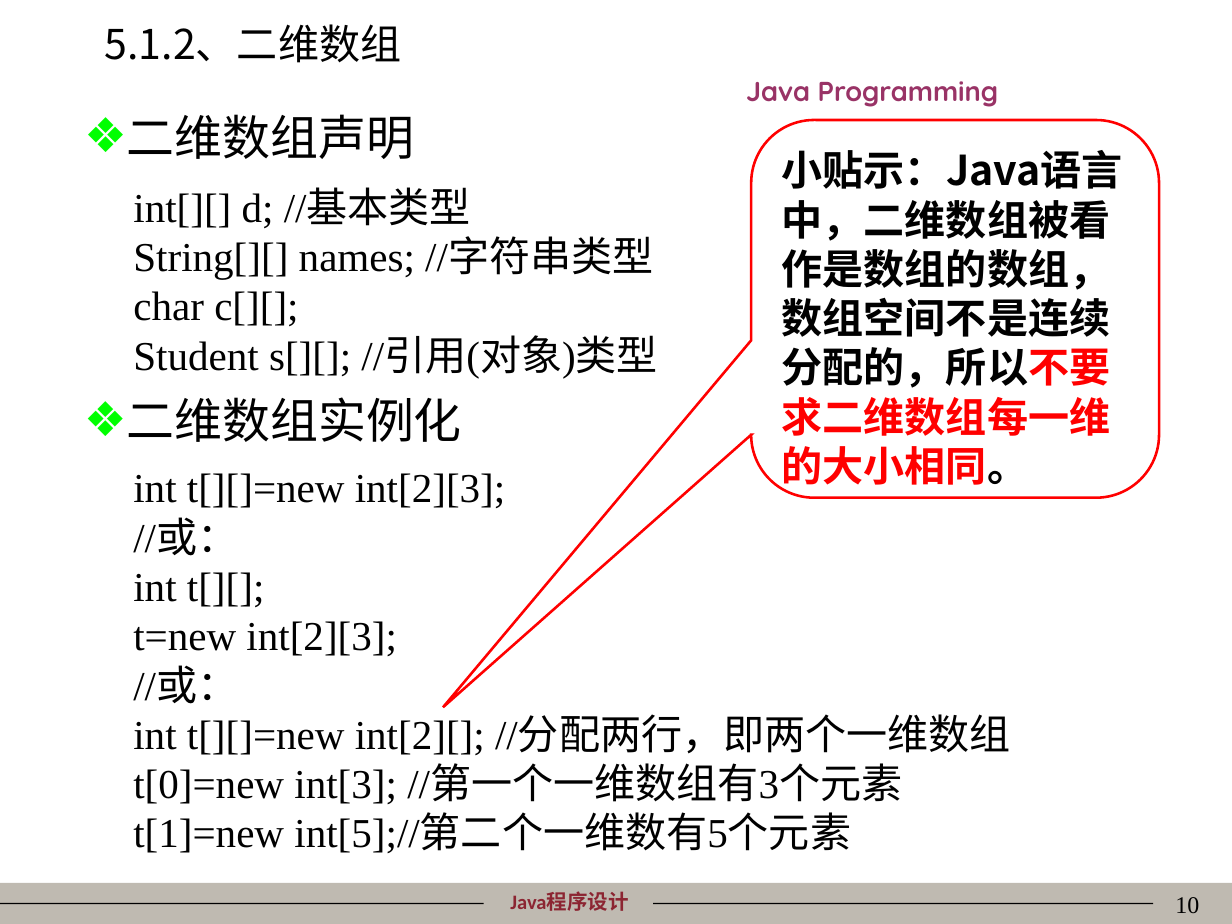
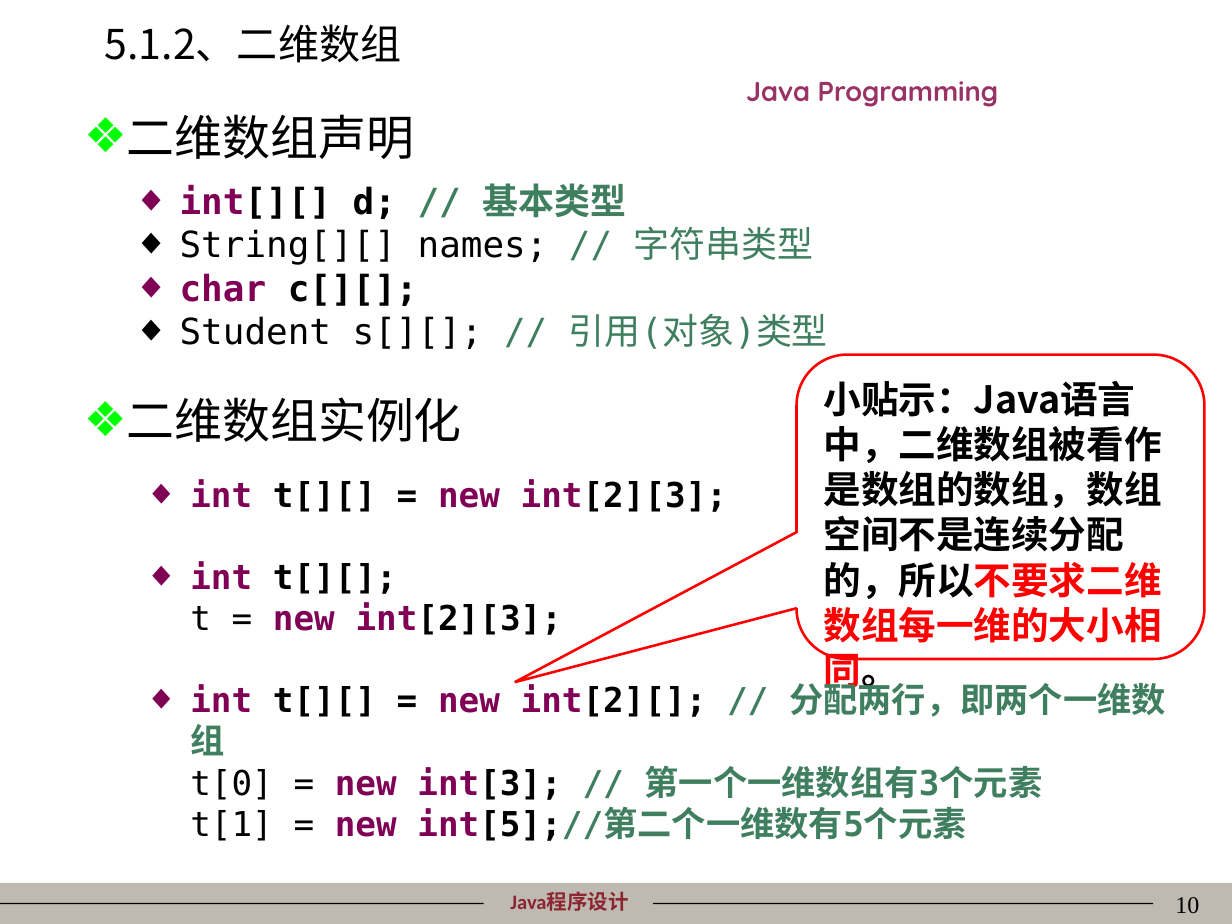
Before and after one commit to mordeky/Java, a slide deck: slide 10 of PPT/05数组、字符串和枚举.ppt. Drawn at 1232x924 pixels with LibreOffice and Linux fonts; fonts in the diff are those of the drawing; background and template pictures are left out. Boxes give left, top, right and bottom in pixels: in the first picture for what was removed or moved away, otherwise in the second. Text is boxed around its words. In the diff, an @@ line names an element or a change of style, - is before the commit and + after.

```diff
--- a/PPT/05数组、字符串和枚举.ppt
+++ b/PPT/05数组、字符串和枚举.ppt
@@ text "int[][] d; // 基本类型" at [180, 183, 828, 349]: vertical alignment middle to top @@
@@ text at [180, 183, 814, 265]: text changed; size 24 to 21 pt; font Times New Roman to DejaVu Sans Mono @@
-int[][] d; //基本类型
-String[][] names; //字符串类型
+◆ int[][] d; // 基本类型
+◆ String[][] names; // 字符串类型
@@ text at [180, 273, 418, 306]: size 24 to 21 pt, font Times New Roman to DejaVu Sans Mono, bold on in "char c[][];"; text colour #000000 to #7F0055 in "char"; bullet none to ◆ @@
@@ text at [180, 313, 828, 349]: text changed; size 24 to 21 pt; font Times New Roman to DejaVu Sans Mono @@
-Student s[][]; //引用(对象)类型
+◆ Student s[][]; // 引用(对象)类型
@@ rounded speech box "小贴示：Java语言中，二维数组被看作是数组的数组，数组空间不是连续分配的，所以不要求二维数组每一维的大小相同。": place and size @@
-rounded speech box "小贴示：Java语言中，二维数组被看作是数组的数组，数组空间不是连续分配的，所以不要求二维数组每一维的大小相同。" at [752, 120, 1159, 498]
+rounded speech box "小贴示：Java语言中，二维数组被看作是数组的数组，数组空间不是连续分配的，所以不要求二维数组每一维的大小相同。" at [797, 355, 1205, 659]
@@ rounded speech box "小贴示：Java语言中，二维数组被看作是数组的数组，数组空间不是连续分配的，所以不要求二维数组每一维的大小相同。" at [797, 355, 1205, 659]: size 24 to 22 pt; proportions changed @@
@@ text "int t[][] = new int[2][3];" at [190, 480, 1166, 841]: vertical alignment middle to top @@
@@ text at [190, 480, 1166, 841]: text changed; size 24 to 20 pt; font Times New Roman to DejaVu Sans Mono; bold on @@
-int t[][]=new int[2][3];
-//或：
-int t[][];
-t=new int[2][3];
-//或：
-int t[][]=new int[2][]; //分配两行，即两个一维数组
-t[0]=new int[3]; //第一个一维数组有3个元素
-t[1]=new int[5];//第二个一维数有5个元素
+◆ int t[][] = new int[2][3];
+◆ int t[][];
+  t = new int[2][3];
+◆ int t[][] = new int[2][]; // 分配两行，即两个一维数组
+  t[0] = new int[3]; // 第一个一维数组有3个元素
+  t[1] = new int[5];//第二个一维数有5个元素
```
Also in this commit, not shown: 40 other slides changed, 1 slide removed, 10 other files.
